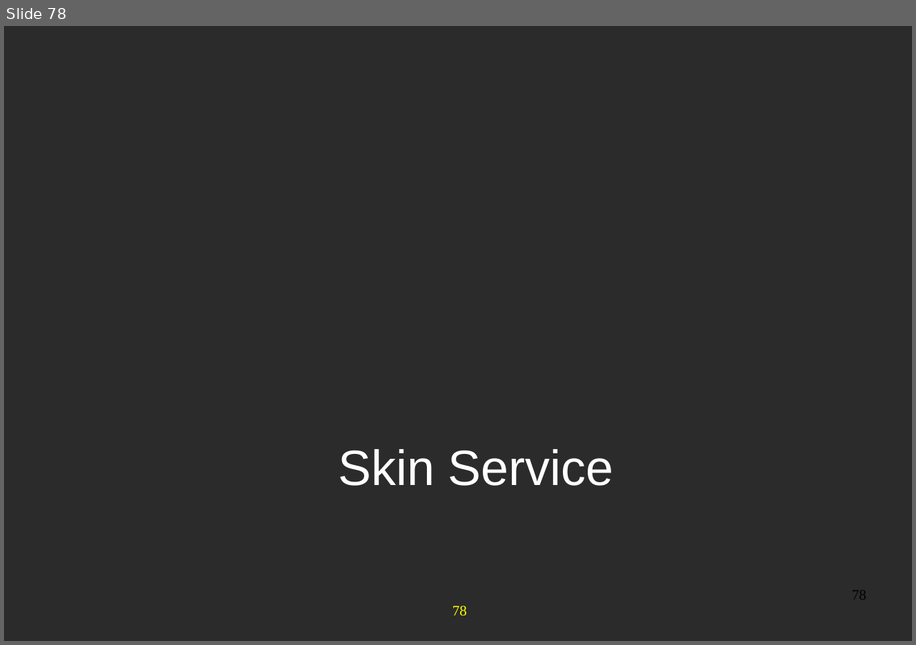
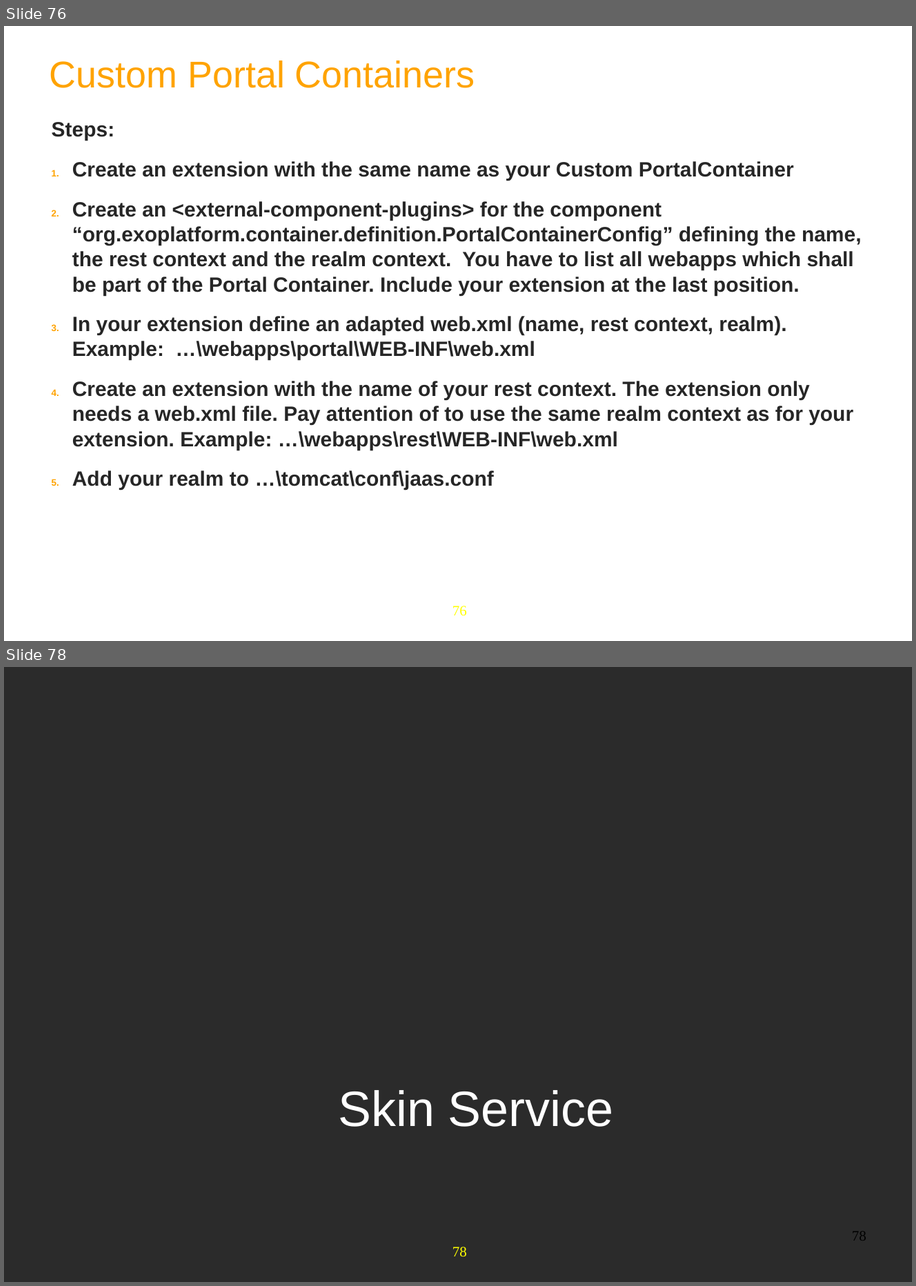
Before and after one commit to anhvurz90/training, a slide deck: exo-developer/210-configuration/slides/210-Portal-configuration-XDev-en.ppt. Shown one above the other, each under a label of ours: slide 78 before the commit, slides 76 and 78 after it; the slides between them are not shown. The pictures are 916x645 and 916x1286 pixels, drawn with LibreOffice and Linux fonts; fonts in the diff are those of the drawing; background and template pictures are left out; a plain dark background stands for a picture behind light text. Boxes give left, top, right and bottom in pixels: in the first picture for what was removed or moved away, otherwise in the second. Text is boxed around its words. In the diff, an @@ line names an element or a change of style, - is before the commit and + after.

```diff
--- a/exo-developer/210-configuration/slides/210-Portal-configuration-XDev-en.ppt
+++ b/exo-developer/210-configuration/slides/210-Portal-configuration-XDev-en.ppt
@@ slide 76 added at bbox=[4, 26, 912, 641], background #FFFFFF; not listed: 1 template element that a slide beside it also shows @@
@@ text added at bbox=[50, 60, 475, 88], 36 pt, text #FFA300 @@
+Custom Portal Containers
@@ text added at bbox=[52, 122, 862, 490], 20 pt, text #262626, bold @@
+Steps:
+1. Create an extension with the same name as your Custom PortalContainer
+2. Create an <external-component-plugins> for the component “org.exoplatform.container.definition.PortalContainerConfig” defining the name, the rest context and the realm context. You have to list all webapps which shall be part of the Portal Container. Include your extension at the last position.
+3. In your extension define an adapted web.xml (name, rest context, realm). Example: …\webapps\portal\WEB-INF\web.xml
+4. Create an extension with the name of your rest context. The extension only needs a web.xml file. Pay attention of to use the same realm context as for your extension. Example: …\webapps\rest\WEB-INF\web.xml
+5. Add your realm to …\tomcat\conf\jaas.conf
```
Also in this commit, not shown: 9 slides changed, 1 other slide added, 2 slides removed.
